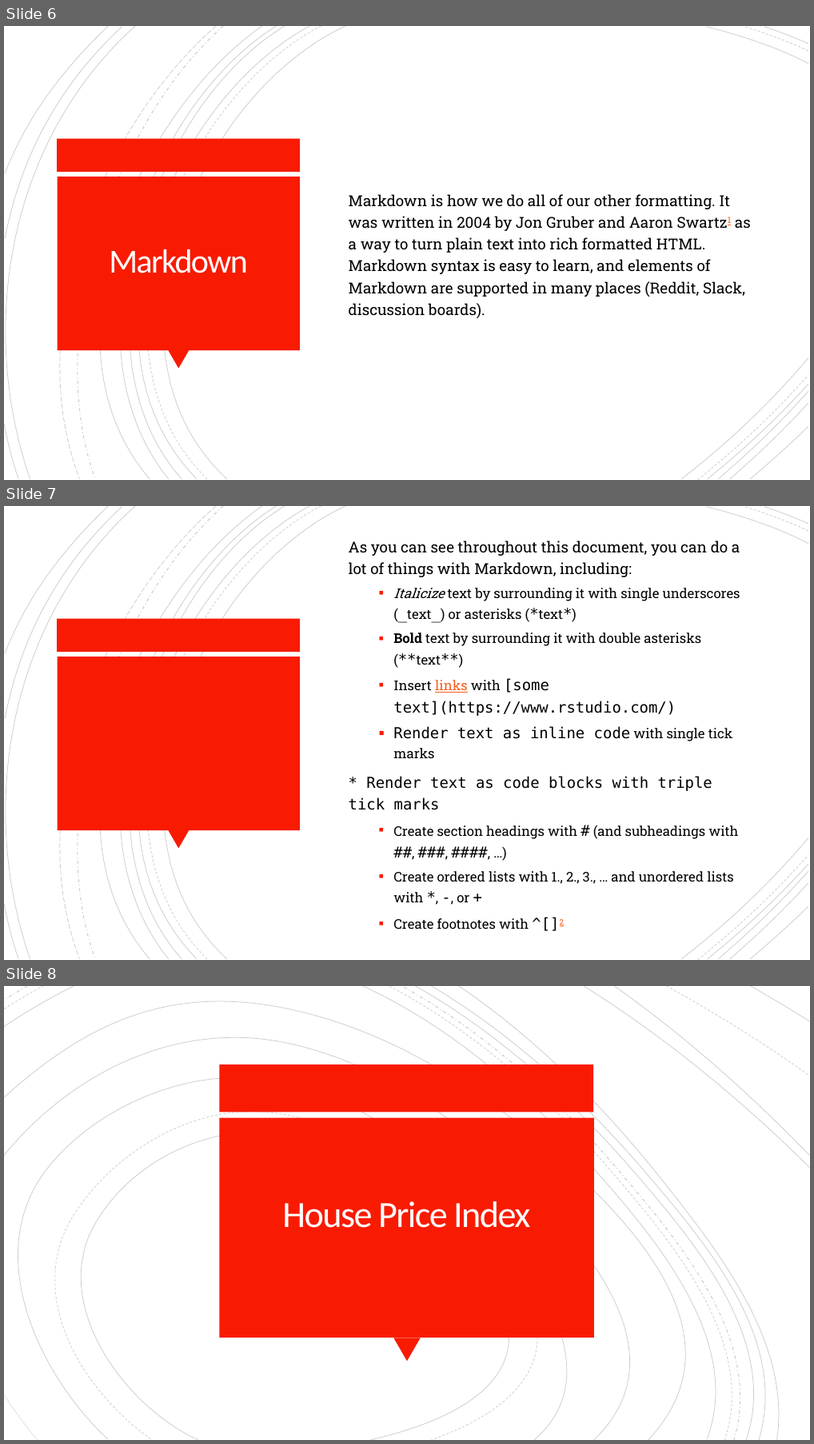
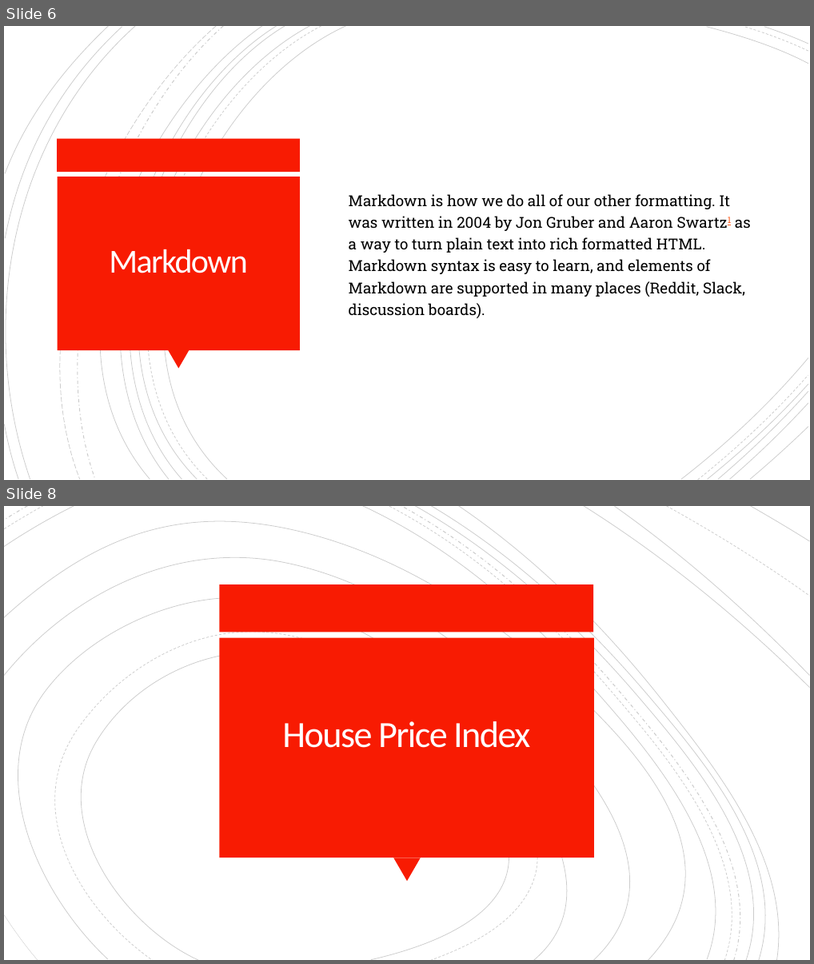
Before and after one commit to nrohr/learn-rmd, a slide deck: 03_rmarkdown/03c_ppt.pptx. Shown one above the other, each under a label of ours: slides 6, 7 and 8 before the commit, slides 6 and 8 after it; the slides between them are not shown. The pictures are 814x1444 and 814x964 pixels, drawn with LibreOffice and Linux fonts; fonts in the diff are those of the drawing. Boxes give left, top, right and bottom in pixels: in the first picture for what was removed or moved away, otherwise in the second. Text is boxed around its words. In the diff, an @@ line names an element or a change of style, - is before the commit and + after.

```diff
--- a/03_rmarkdown/03c_ppt.pptx
+++ b/03_rmarkdown/03c_ppt.pptx
@@ slide 7 removed at (4, 506, 810, 960), background #FFFFFF; not listed: 24 template elements that a slide beside it also shows @@
@@ text removed at (349, 540, 741, 928) @@
-As you can see throughout this document, you can do a lot of things with Markdown, including:
-  ▪ Italicize text by surrounding it with single underscores (_text_) or asterisks (*text*)
-  ▪ Bold text by surrounding it with double asterisks (**text**)
-  ▪ Insert links with [some text](https://www.rstudio.com/)
-  ▪ Render text as inline code with single tick marks
-* Render text as code blocks with triple tick marks
-  ▪ Create section headings with # (and subheadings with ##, ###, ####, …)
-  ▪ Create ordered lists with 1., 2., 3., … and unordered lists with *, -, or +
-  ▪ Create footnotes with ^[]2
```
Also in this commit, not shown: 1 slide added, 9 other files.
